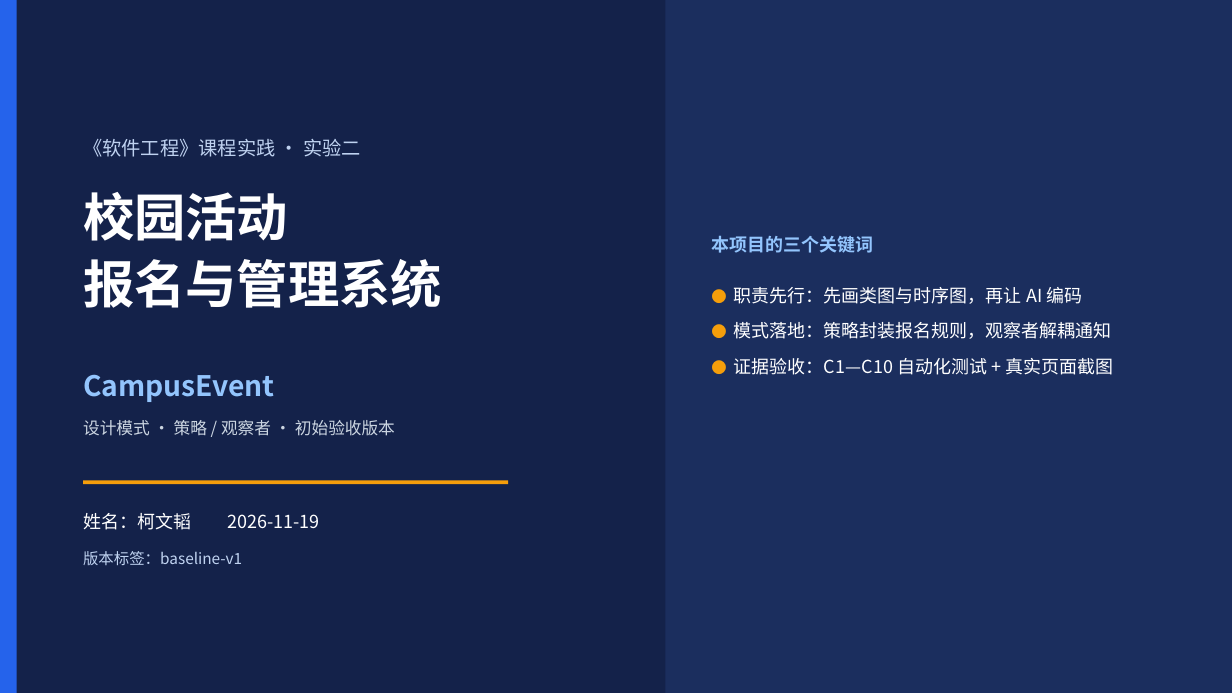
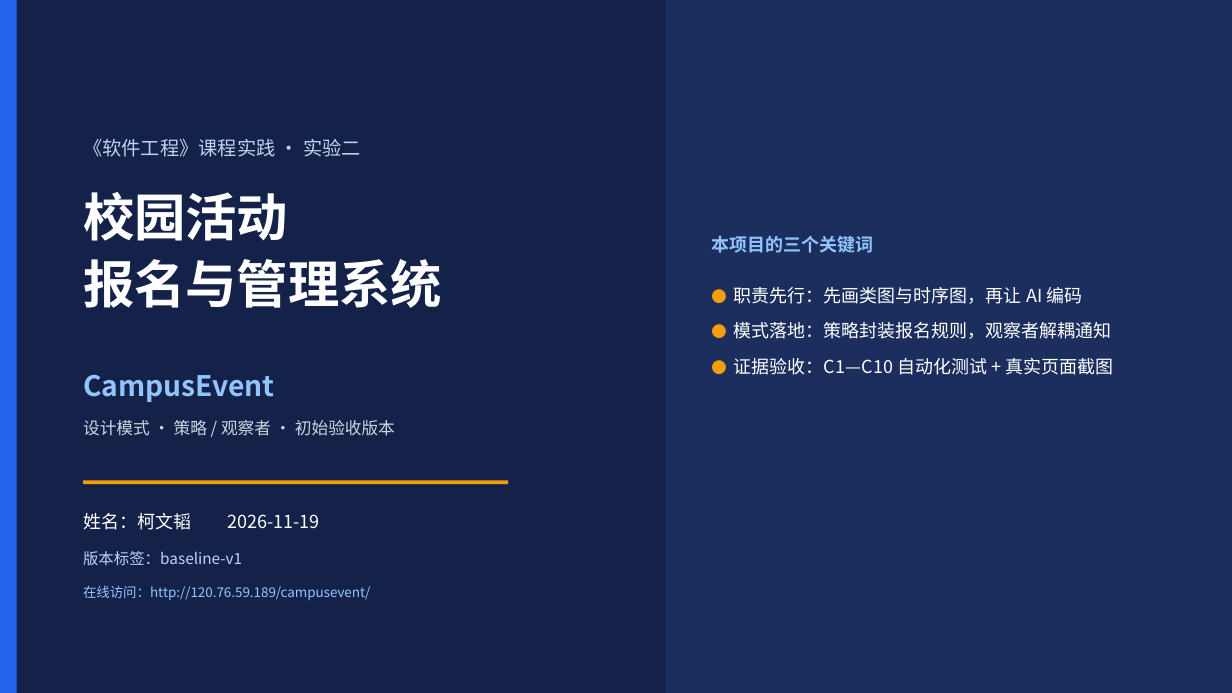
Before and after one commit to muke112320/CampusEvent, a slide deck: slide 1 of docs/演示PPT.pptx. Drawn at 1232x693 pixels with LibreOffice and Linux fonts; fonts in the diff are those of the drawing. Boxes give left, top, right and bottom in pixels: in the first picture for what was removed or moved away, otherwise in the second. Text is boxed around its words. In the diff, an @@ line names an element or a change of style, - is before the commit and + after.

```diff
--- a/docs/演示PPT.pptx
+++ b/docs/演示PPT.pptx
@@ text added at <box>83,585,370,600</box>, 10.5 pt, text #93C5FD @@
+在线访问：http://120.76.59.189/campusevent/
```
Also in this commit, not shown: 3 other slides changed, 12 other files.
